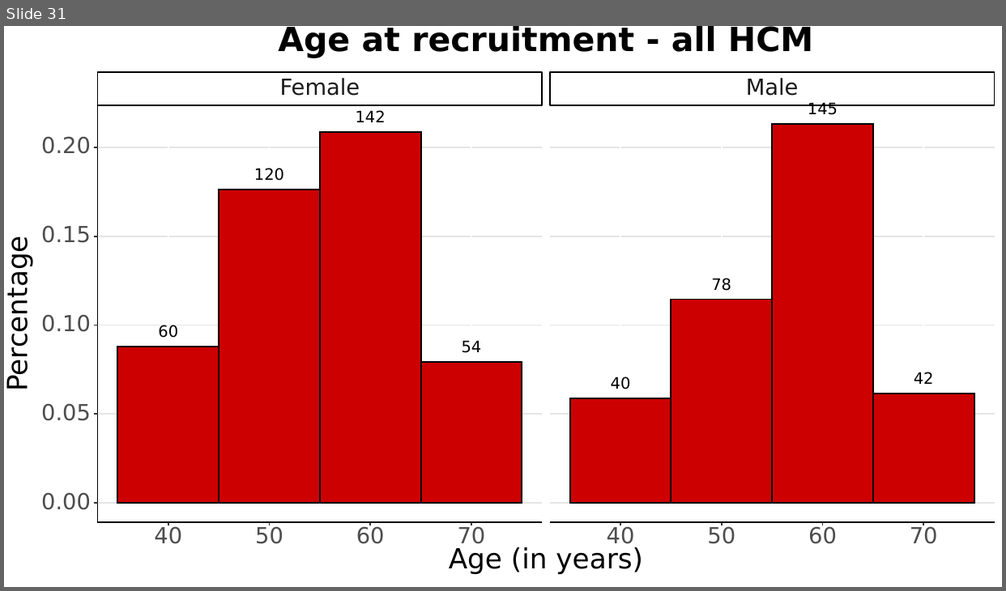
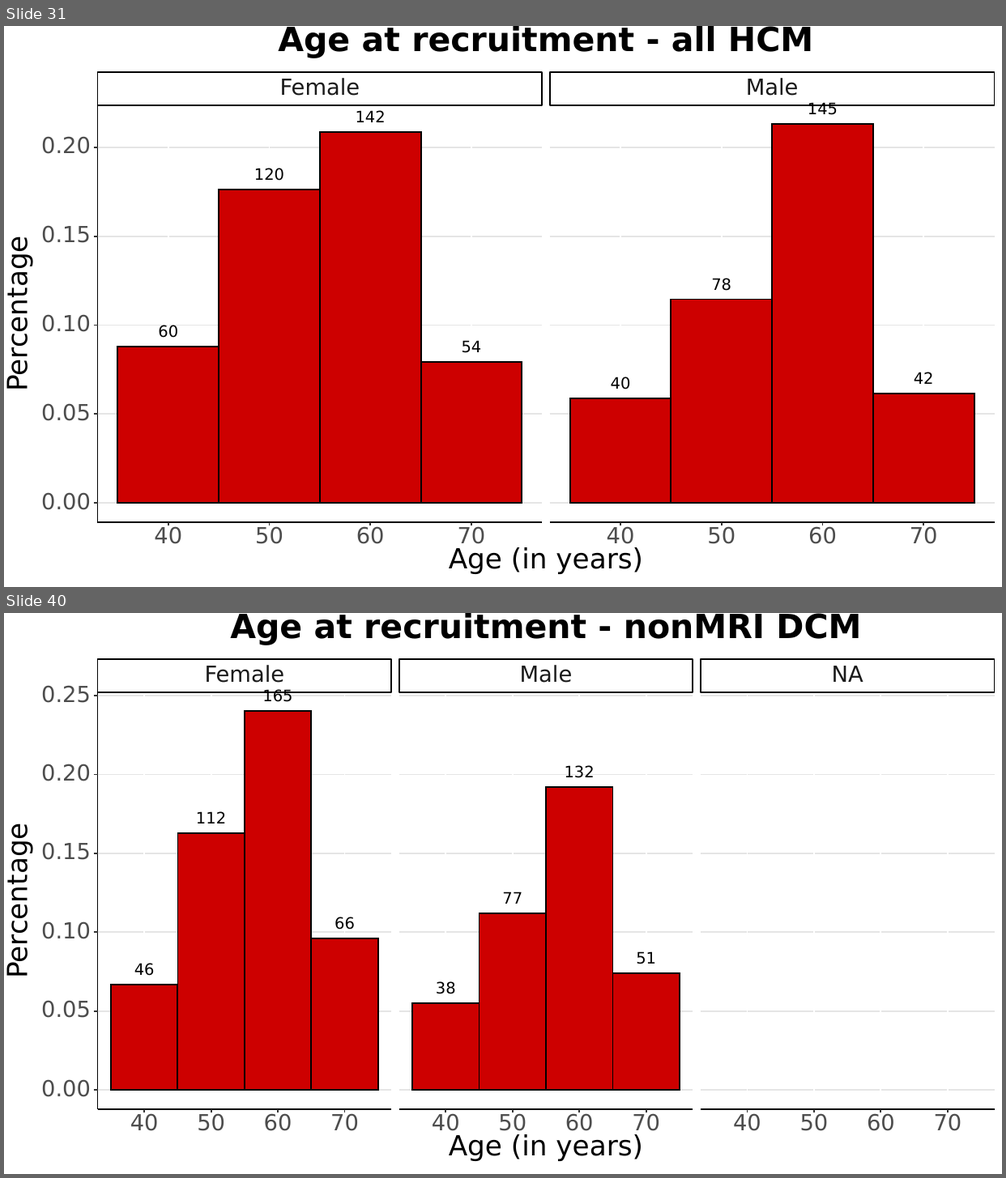
Before and after one commit to CirculatoryHealth/Inherited-cardiomyopathies, a slide deck: results/figures/UKB_MCM_Summary.pptx. Shown one above the other, each under a label of ours: slide 31 before the commit, slides 31 and 40 after it; the slides between them are not shown. The pictures are 1006x591 and 1006x1178 pixels, drawn with LibreOffice and Linux fonts; fonts in the diff are those of the drawing; background and template pictures are left out. Boxes give left, top, right and bottom in pixels: in the first picture for what was removed or moved away, otherwise in the second. Text is boxed around its words. In the diff, an @@ line names an element or a change of style, - is before the commit and + after.

```diff
--- a/results/figures/UKB_MCM_Summary.pptx
+++ b/results/figures/UKB_MCM_Summary.pptx
@@ slide 40 added at (x1=4, y1=613, x2=1002, y2=1174), background #FFFFFF; not listed: 2 template elements that a slide beside it also shows @@
@@ group added at (x1=4, y1=613, x2=1002, y2=1174): 82 freeform shapes, 32 texts, 12 rectangles @@
+46
+112
+165
+66
+38
+77
+132
+51
+Female
+Male
+NA
+40
+50
+60
+70
+40
+50
+60
+70
+40
+50
+60
+70
+0.00
+0.05
+0.10
+0.15
+0.20
+0.25
+Age (in years)
+Percentage
+Age at recruitment - nonMRI DCM
```
Also in this commit, not shown: 14 other slides added, 3 other files.
